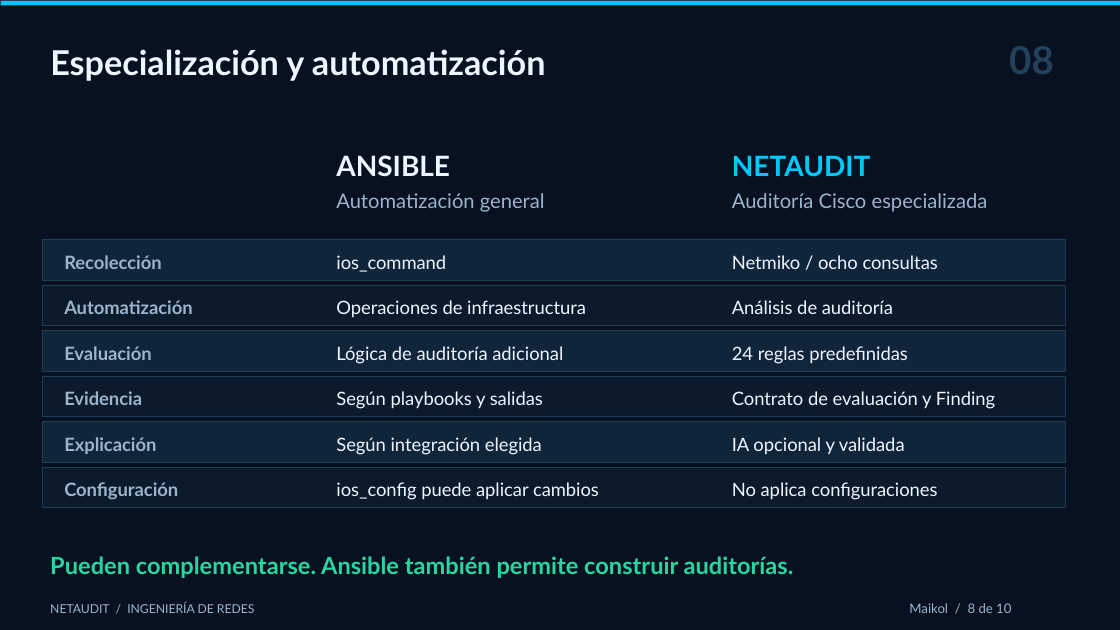
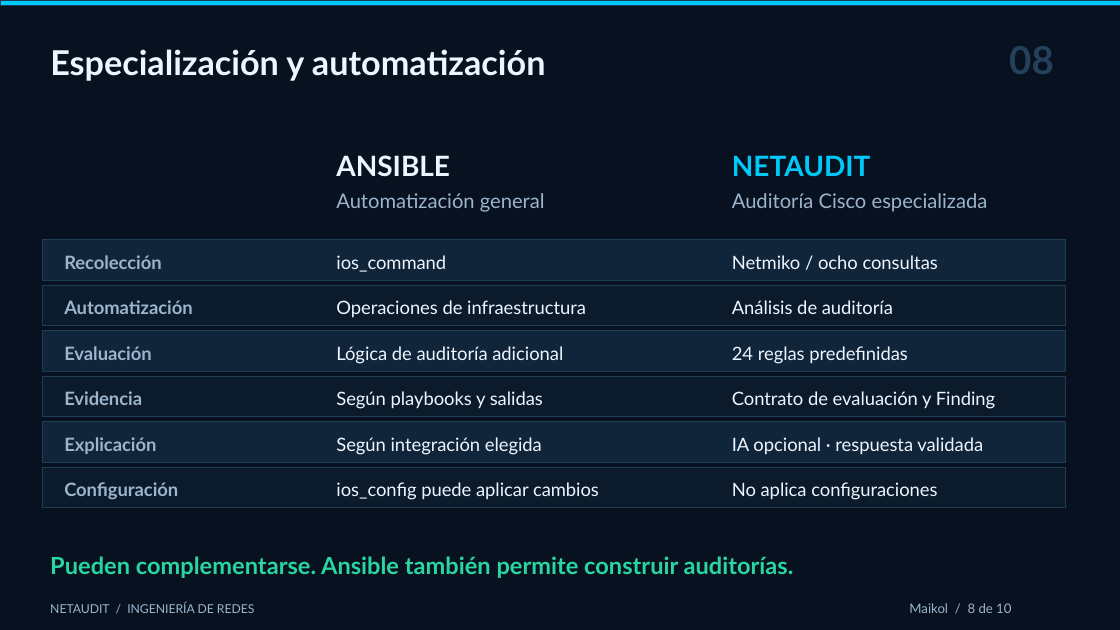
Before and after one commit to thomasdbs21/grupo-1, a slide deck: slide 8 of Entregables-APT/Fase-3/Presentacion/NetAudit_Defensa_Final_Comision_2026.pptx. Drawn at 1120x630 pixels with LibreOffice and Linux fonts; fonts in the diff are those of the drawing. Boxes give left, top, right and bottom in pixels: in the first picture for what was removed or moved away, otherwise in the second. Text is boxed around its words. In the diff, an @@ line names an element or a change of style, - is before the commit and + after.

```diff
--- a/Entregables-APT/Fase-3/Presentacion/NetAudit_Defensa_Final_Comision_2026.pptx
+++ b/Entregables-APT/Fase-3/Presentacion/NetAudit_Defensa_Final_Comision_2026.pptx
@@ text at [732,437,983,454]: text changed @@
-IA opcional y validada
+IA opcional · respuesta validada
```
Also in this commit, not shown: 3 other slides changed, 1 other file.
